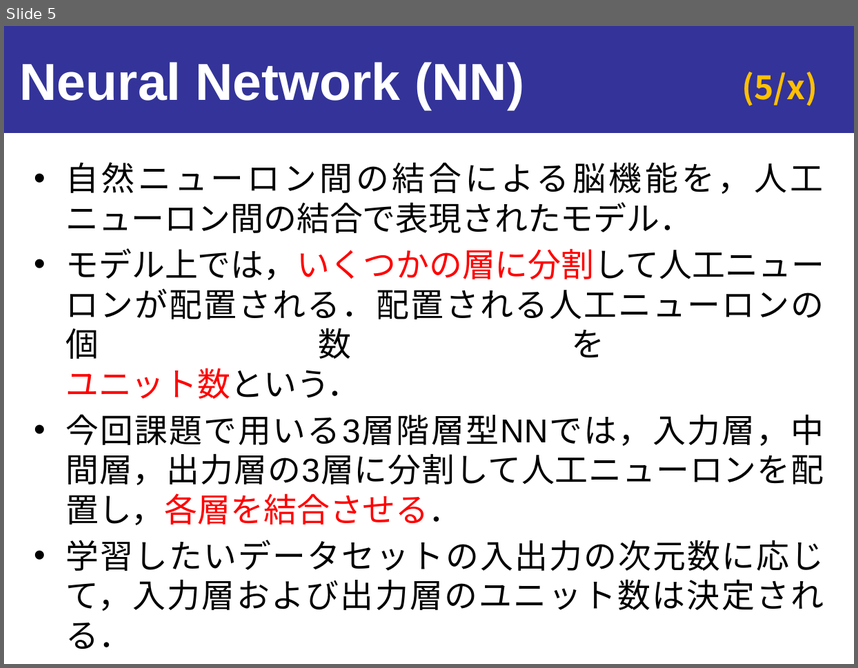
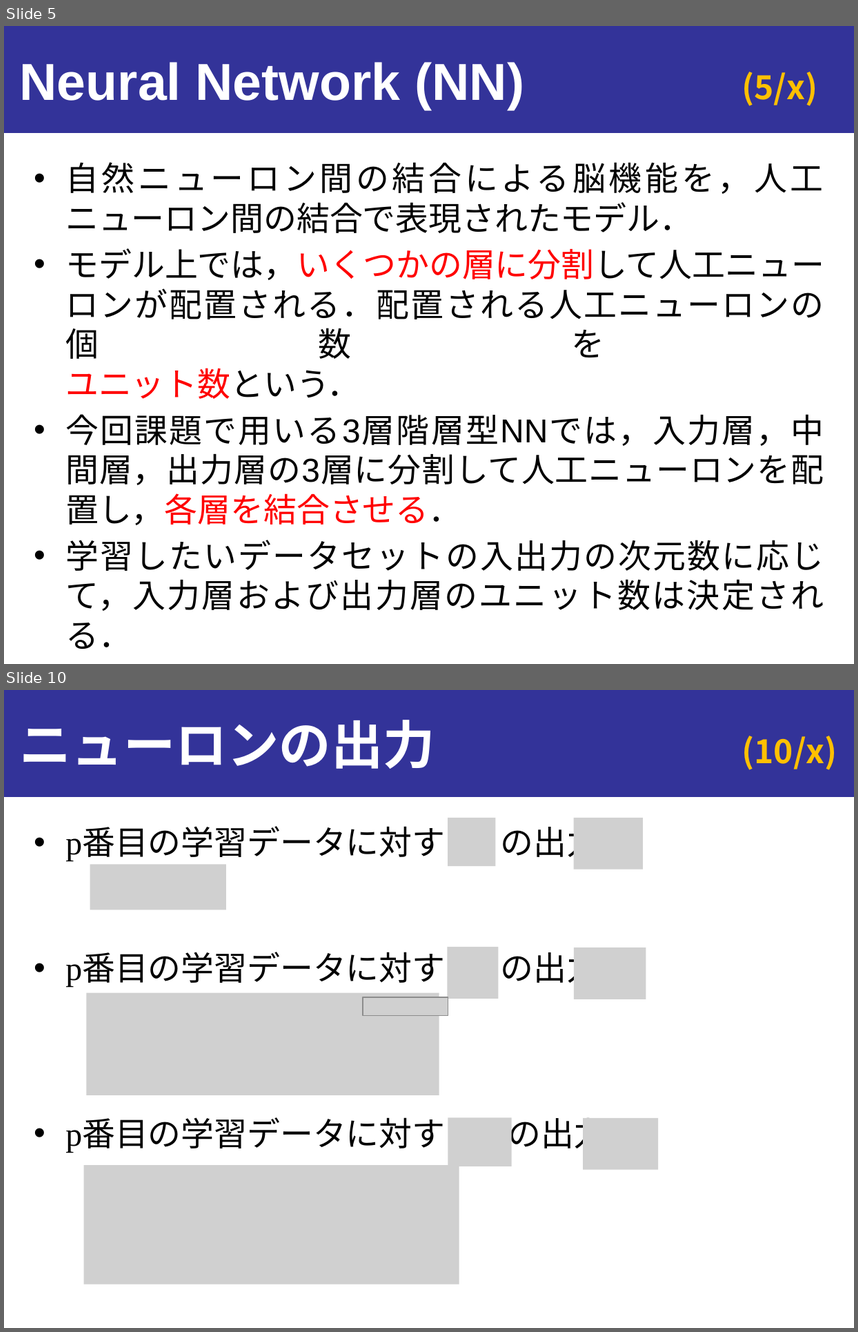
Before and after one commit to onikUone/slides, a slide deck: Junior_ex1.pptx. Shown one above the other, each under a label of ours: slide 5 before the commit, slides 5 and 10 after it; the slides between them are not shown. The pictures are 858x668 and 858x1332 pixels, drawn with LibreOffice and Linux fonts; fonts in the diff are those of the drawing; grey boxes stand for pictures. Boxes give left, top, right and bottom in pixels: in the first picture for what was removed or moved away, otherwise in the second. Text is boxed around its words. In the diff, an @@ line names an element or a change of style, - is before the commit and + after.

```diff
--- a/Junior_ex1.pptx
+++ b/Junior_ex1.pptx
@@ slide 10 added at (4,690,854,1328), background #FFFFFF; not listed: 2 template elements that a slide beside it also shows @@
@@ title added at (20,720,435,769), 44 pt, text #FFFFFF, bold @@
+ニューロンの出力
@@ text added at (65,820,607,1154), 28 pt, text #000000 @@
+• p番目の学習データに対する の出力
+• p番目の学習データに対する の出力
+• p番目の学習データに対する の出力
@@ picture added at (448,818,495,866) @@
@@ picture added at (573,818,642,869) @@
@@ picture added at (90,865,226,910) @@
@@ picture added at (448,947,499,998) @@
@@ picture added at (573,947,646,999) @@
@@ picture added at (87,993,439,1094) @@
@@ picture added at (363,997,448,1016) @@
@@ picture added at (448,1118,512,1166) @@
@@ picture added at (583,1118,659,1170) @@
@@ picture added at (84,1165,459,1284) @@
```
Also in this commit, not shown: 6 slides changed, 14 other slides added, 52 other files.
